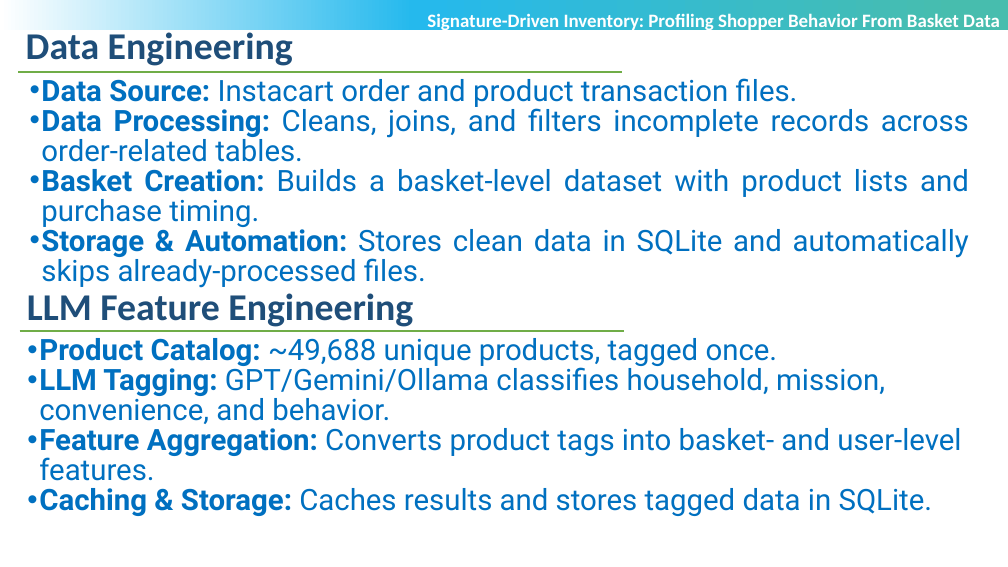
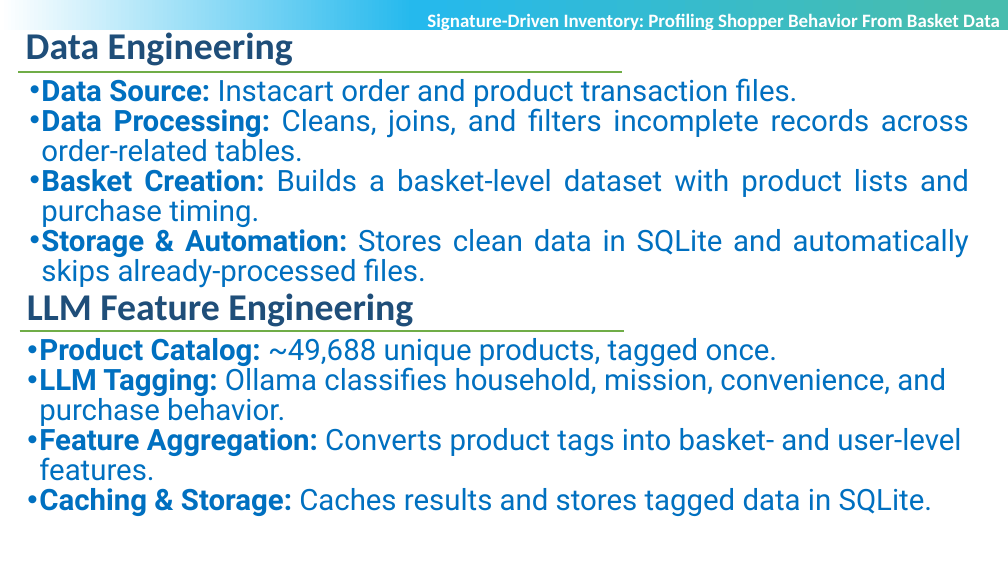
Before and after one commit to POOJITHA-02/lti-proj, a slide deck: slide 22 of 1ST REVIEW.pptx. Drawn at 1008x567 pixels with LibreOffice and Linux fonts; fonts in the diff are those of the drawing; background and template pictures are left out. Boxes give left, top, right and bottom in pixels: in the first picture for what was removed or moved away, otherwise in the second. Text is boxed around its words. In the diff, an @@ line names an element or a change of style, - is before the commit and + after.

```diff
--- a/1ST REVIEW.pptx
+++ b/1ST REVIEW.pptx
@@ text at (39, 363, 946, 426): text changed @@
-• LLM Tagging: GPT/Gemini/Ollama classifies household, mission, convenience, and behavior.
+• LLM Tagging: Ollama classifies household, mission, convenience, and purchase behavior.
```
Also in this commit, not shown: 11 other slides changed.
